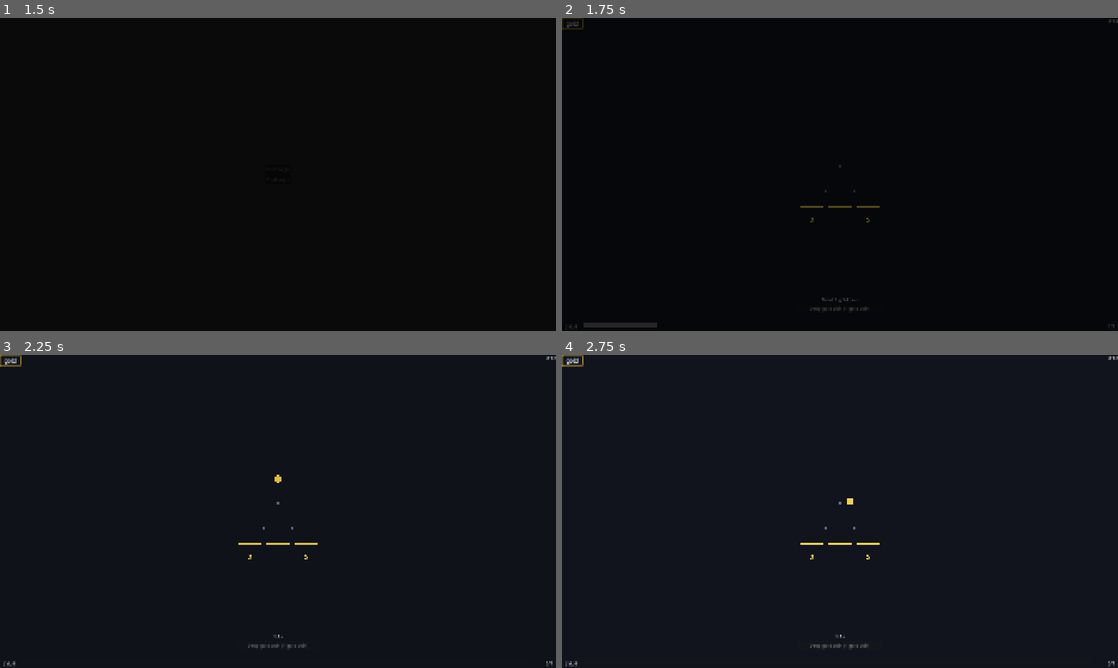
Above: before the commit, frames 1-4 (two rows, left to right).
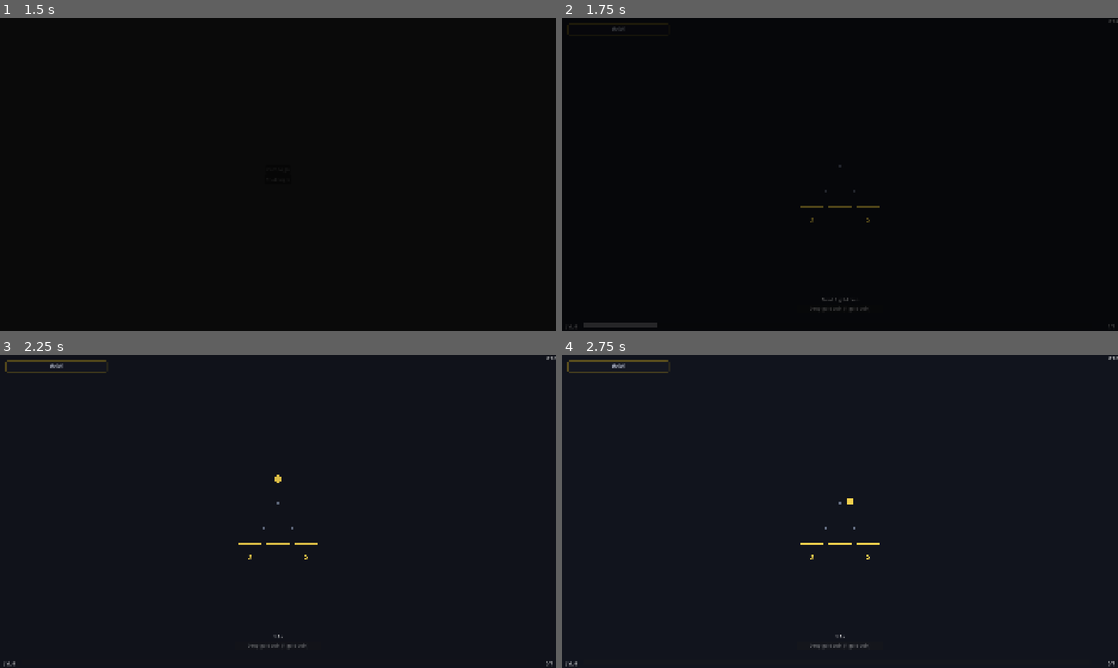
Above: after the commit, the same moments.

Repository: kjbrown-sandbox/pleenko
Game: Godot game, scene res://entities/main_menu/main_menu.tscn
Same seed, same stepped clock (60 frames per second), same inputs: the game is played once before the commit and once after it.
Inputs (mouse positions are in pixels of both pictures, inside the frame that each line leads up to):
- Up to frame 1 (1.5 s): click "Campaign" at 0.5 s; click "Campaign" at 1.25 s
- Up to frame 2 (1.75 s): no input
- Up to frame 3 (2.25 s): tap Enter at 2 s; move the mouse to (400, 495) at 2.02 s; hold Right (board_right) from 2.03 s (still down); hold Space (drop_coin) from 2.03 s (still down); click (400, 495) at 2.17 s
- Up to frame 4 (2.75 s): keep holding Right (board_right); keep holding Space (drop_coin)

Frame 1 is identical in both runs. In frame 2, 0.1% of the frame differs, in the area x 0-12%, y 0-5%; in frame 3, 0.3%, in the area x 0-20%, y 0-6%; in frame 4, 0.3%.

Commit message:
Fix bug where currencies weren't being updated on start

Diff:
--- a/entities/main/coin_values.gd
+++ b/entities/main/coin_values.gd
@@ -108,7 +108,7 @@
 
 
 func _get_currency_name(type: int) -> String:
-	return Enums.CurrencyType.keys()[type].to_lower().replace("_", " ").replace(" coin", "")
+	return Enums.CurrencyType.keys()[type].to_lower().replace("_", " ").replace(" coin", "").capitalize()
 
 
 func _on_cap_hover(type: Enums.CurrencyType) -> void:
@@ -135,6 +135,8 @@
 	if changed:
 		_visible_currencies.sort()
 		_update_currencies()
+	else:
+		_update_all_bars()
 
 
 func _on_cap_raise_unlocked(_board_type: Enums.BoardType) -> void:
--- a/entities/main/main.tscn
+++ b/entities/main/main.tscn
@@ -25,7 +25,9 @@
 [node name="CanvasLayer" type="CanvasLayer" parent="." unique_id=83467021]
 
 [node name="CoinValues" type="VBoxContainer" parent="CanvasLayer" unique_id=1316177757]
-offset_right = 40.0
+offset_left = 20.0
+offset_top = 20.0
+offset_right = 370.0
 offset_bottom = 40.0
 script = ExtResource("2_dn64k")
 
